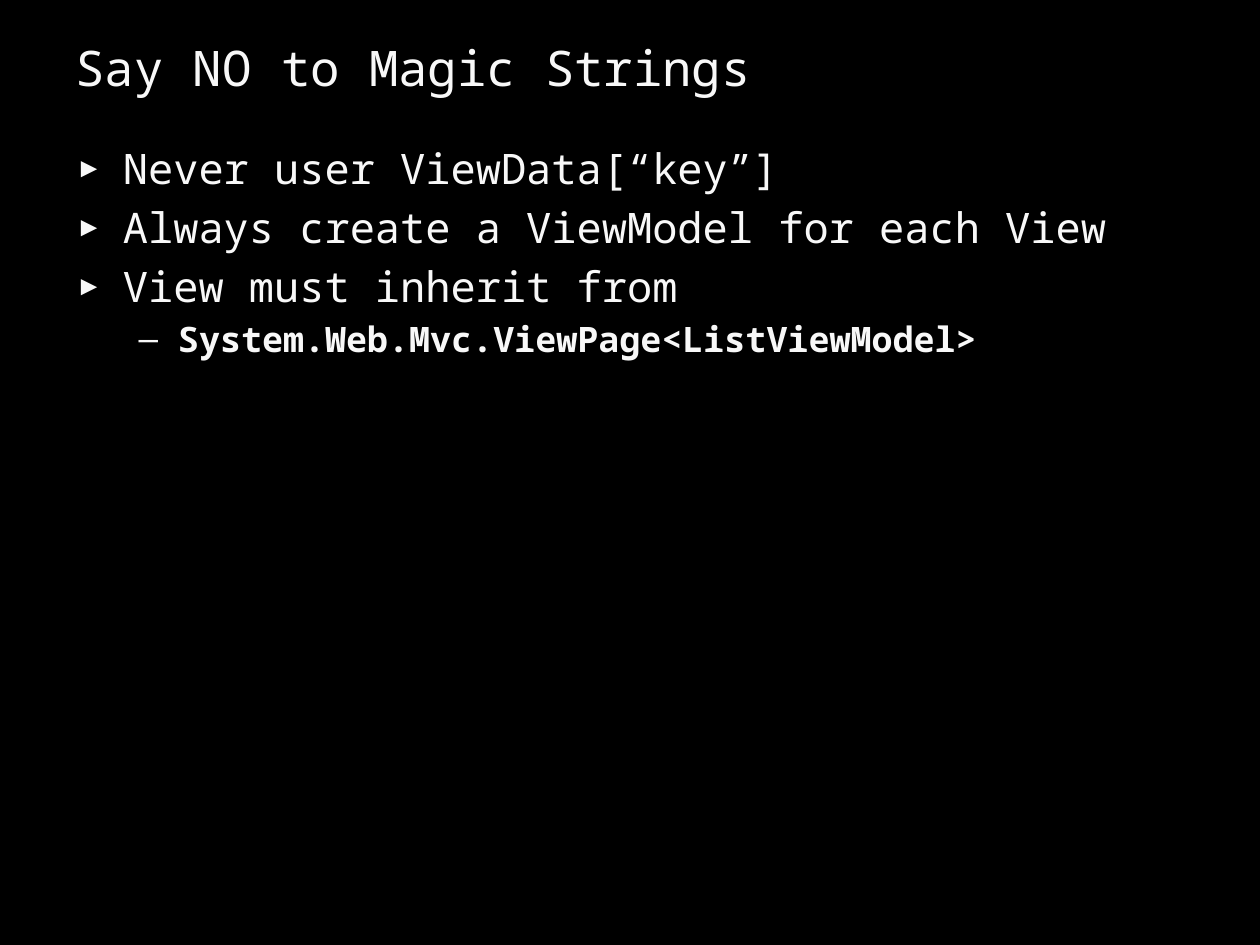
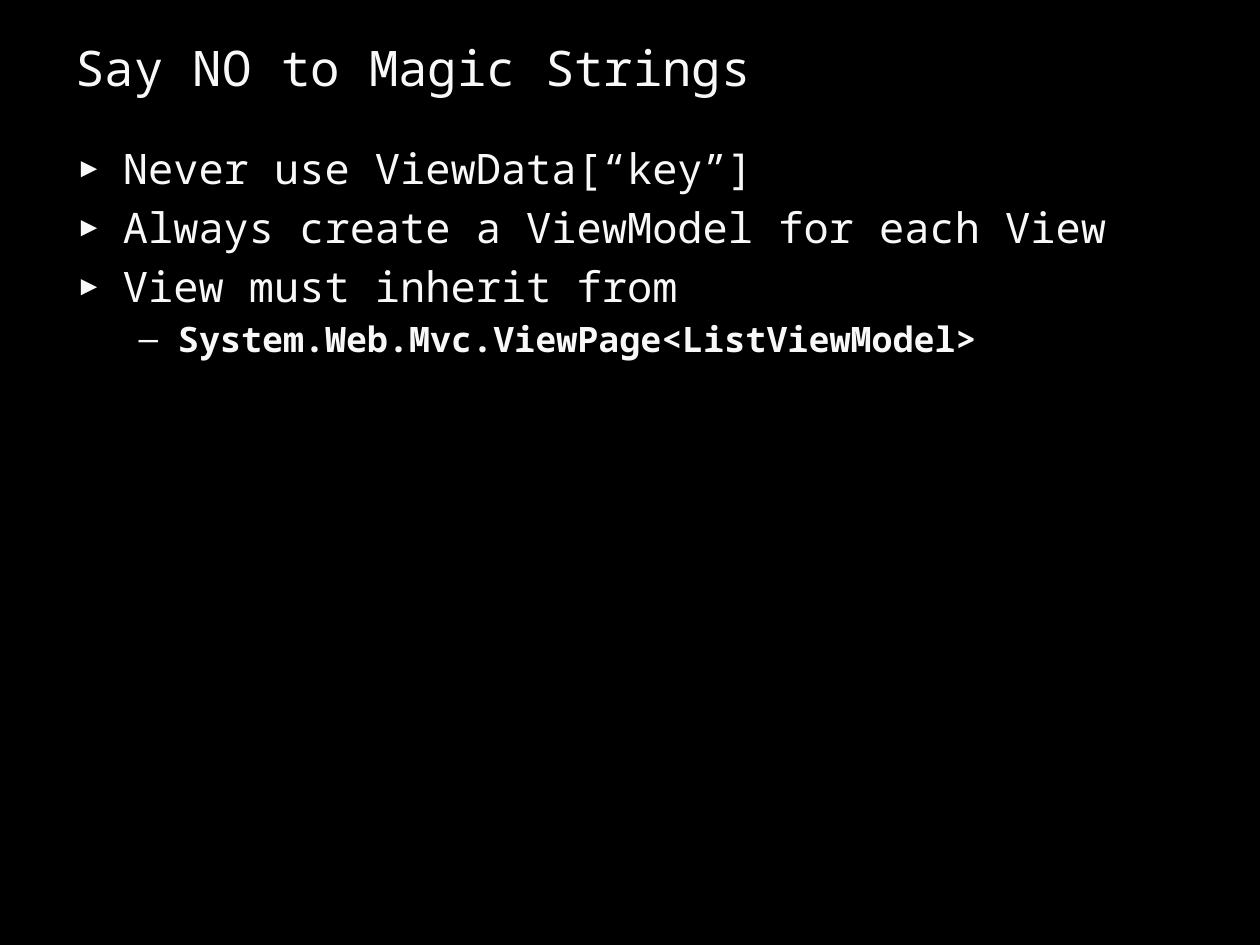
Before and after one commit to aragorn55/codeclimber, a slide deck: slide 22 of CommunityTalks/October 09 - DotNetRomaCesta/ASPNET MVC Framework - Best Practices - ENG.pptx. Drawn at 1260x945 pixels with LibreOffice and Linux fonts; fonts in the diff are those of the drawing. Boxes give left, top, right and bottom in pixels: in the first picture for what was removed or moved away, otherwise in the second. Text is boxed around its words. In the diff, an @@ line names an element or a change of style, - is before the commit and + after.

```diff
--- a/CommunityTalks/October 09 - DotNetRomaCesta/ASPNET MVC Framework - Best Practices - ENG.pptx
+++ b/CommunityTalks/October 09 - DotNetRomaCesta/ASPNET MVC Framework - Best Practices - ENG.pptx
@@ text at (123, 152, 753, 195): text changed @@
-► Never user ViewData[“key”]
+► Never use ViewData[“key”]
```
Also in this commit, not shown: 8 other slides changed.
